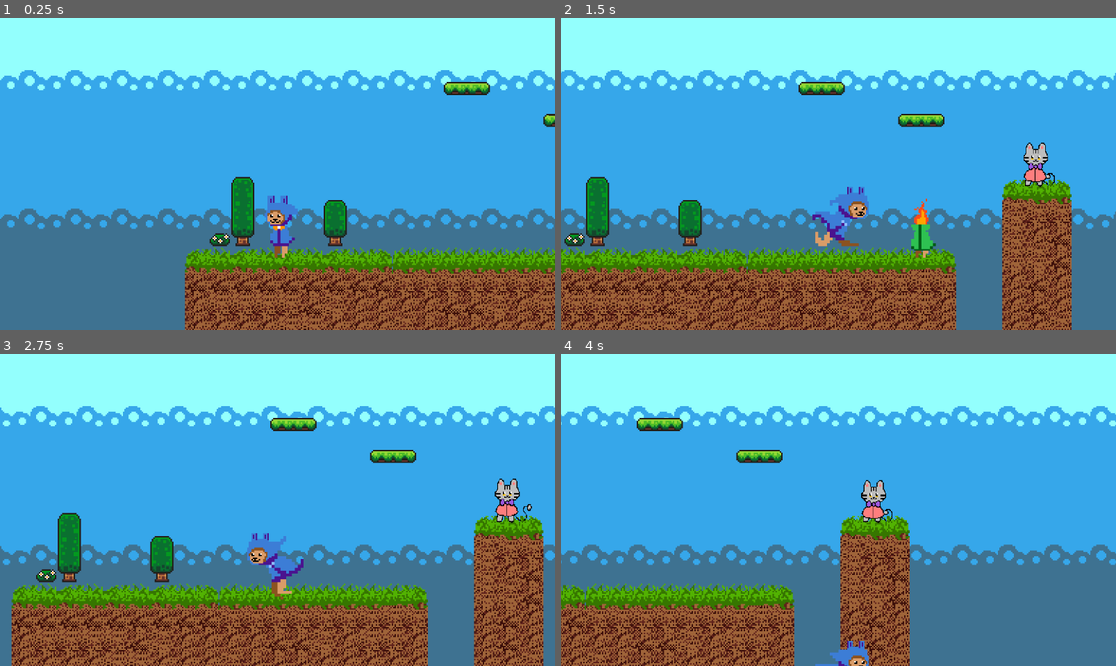
Above: before the commit, frames 1-4 (two rows, left to right).
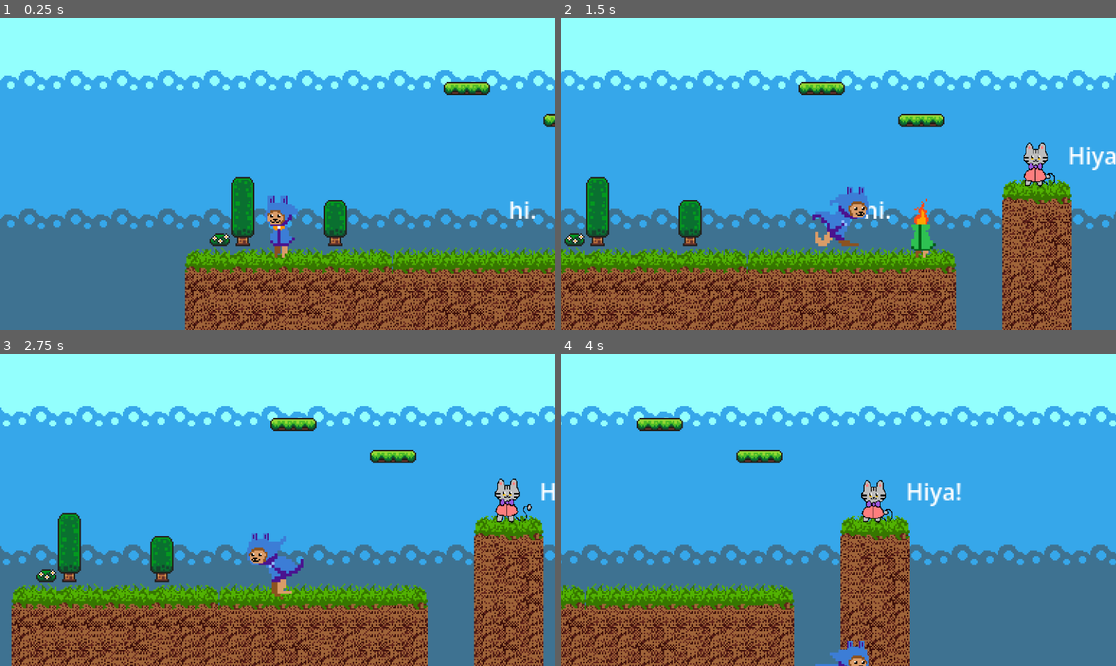
Above: after the commit, the same moments.

Repository: JamLynDul/build-for-the-unseen
Game: Godot game, scene res://scenes/game.tscn
Two runs of this game, one before a commit and one after it. Both use one fixed random seed, a clock stepped at 60 frames per second and the inputs below.
Inputs:
- Up to frame 1 (0.25 s): no input
- Up to frame 2 (1.5 s): tap Enter (ui_accept) at 0.5, 0.77 s; hold Right (ui_right) from 0.53 s (still down)
- Up to frame 3 (2.75 s): tap Enter (ui_accept) at 1.52 s; release Right (ui_right) at 2.03 s; hold Left (ui_left) from 2.03 s (still down)
- Up to frame 4 (4 s): release Left (ui_left) at 2.78 s; hold Right (ui_right) from 2.78 s (still down); tap Enter (ui_accept) at 3.02, 3.77 s

The runs differ from the first frame. In frame 1, 0.1% of the frame differs, in the area x 91-97%, y 58-65%; in frame 2, 0.4%, in the area x 54-100%, y 41-65%; in frame 3, less than 0.1%; in frame 4, 0.3%.

Commit message:
Update game.tscn

Diff:
--- a/scenes/game.tscn
+++ b/scenes/game.tscn
@@ -720,6 +720,11 @@
 position = Vector2(41, 24)
 shape = SubResource("RectangleShape2D_kvuet")
 
+[node name="Label" type="Label" parent="Friends/Friend One" unique_id=1900174462]
+offset_right = 40.0
+offset_bottom = 23.0
+text = "hi."
+
 [node name="Friend Two" parent="Friends" unique_id=1070344453 instance=ExtResource("4_lbhrr")]
 
 [node name="AnimatedSprite2D" type="AnimatedSprite2D" parent="Friends/Friend Two" unique_id=643146374]
@@ -734,6 +739,13 @@
 position = Vector2(279.25, -25.75)
 shape = SubResource("RectangleShape2D_1kice")
 
+[node name="Label" type="Label" parent="Friends/Friend Two/CollisionShape2D" unique_id=1391528822]
+offset_left = 21.75
+offset_top = -17.25
+offset_right = 60.75
+offset_bottom = 5.75
+text = "Hiya!"
+
 [node name="Platforms" type="Node" parent="." unique_id=344273886]
 
 [node name="AnimatableBody2D" parent="Platforms" unique_id=606312952 instance=ExtResource("4_iywne")]
